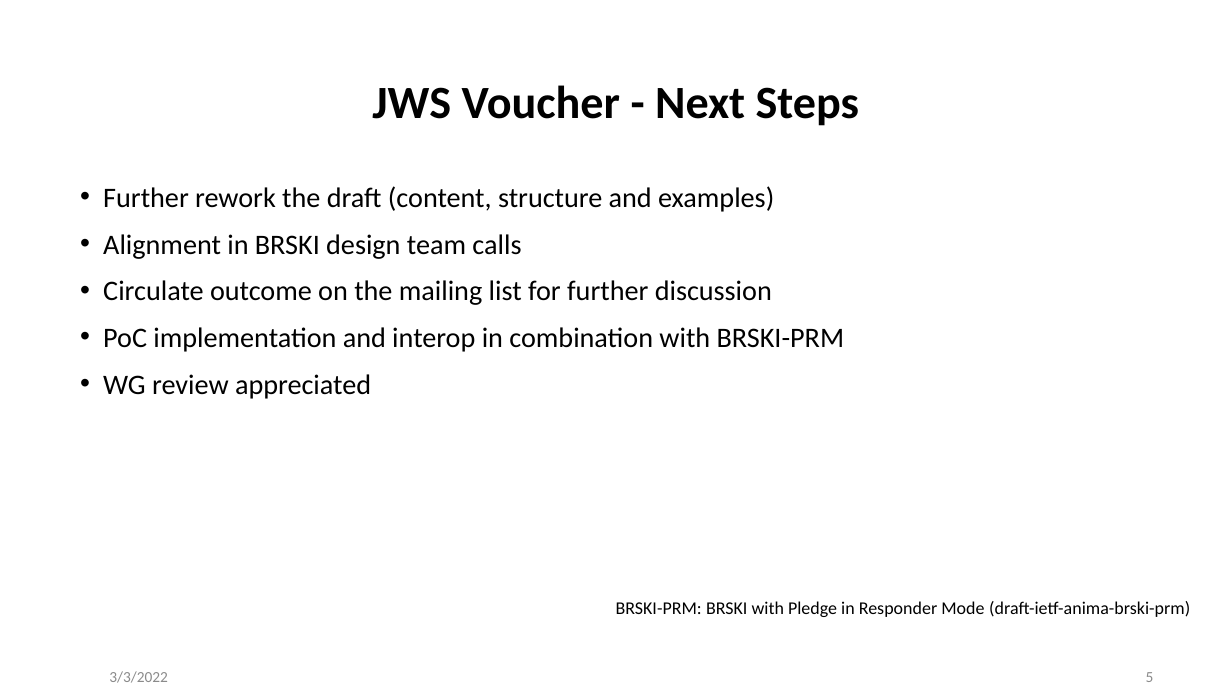
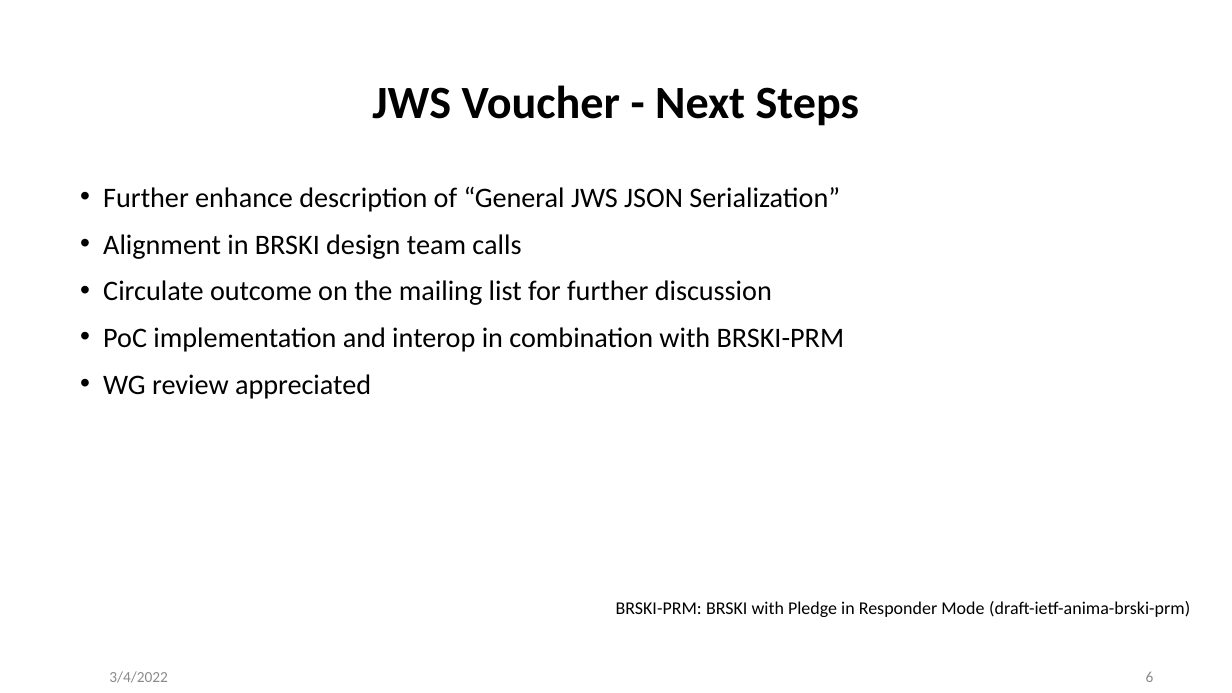
Before and after one commit to anima-wg/anima-jws-voucher, a slide deck: slide 6 of presentations/ietf113-anima-jws-voucher.pptx (slide 5 before the commit). Drawn at 1232x693 pixels with LibreOffice and Linux fonts; fonts in the diff are those of the drawing. Boxes give left, top, right and bottom in pixels: in the first picture for what was removed or moved away, otherwise in the second. Text is boxed around its words. In the diff, an @@ line names an element or a change of style, - is before the commit and + after.

Commit message:
added slide with picture: "Voucher Representation in General JWS JSON Serialization Syntax"

```diff
--- a/presentations/ietf113-anima-jws-voucher.pptx
+++ b/presentations/ietf113-anima-jws-voucher.pptx
@@ text at box(103, 187, 840, 212): text changed @@
-• Further rework the draft (content, structure and examples)
+• Further enhance description of “General JWS JSON Serialization”
@@ text at box(109, 671, 168, 683): text changed @@
-3/3/2022
+3/4/2022
@@ page number at box(1146, 671, 1154, 682): text changed @@
-5
+6
```
Also in this commit, not shown: 4 other slides changed, 1 slide added.
